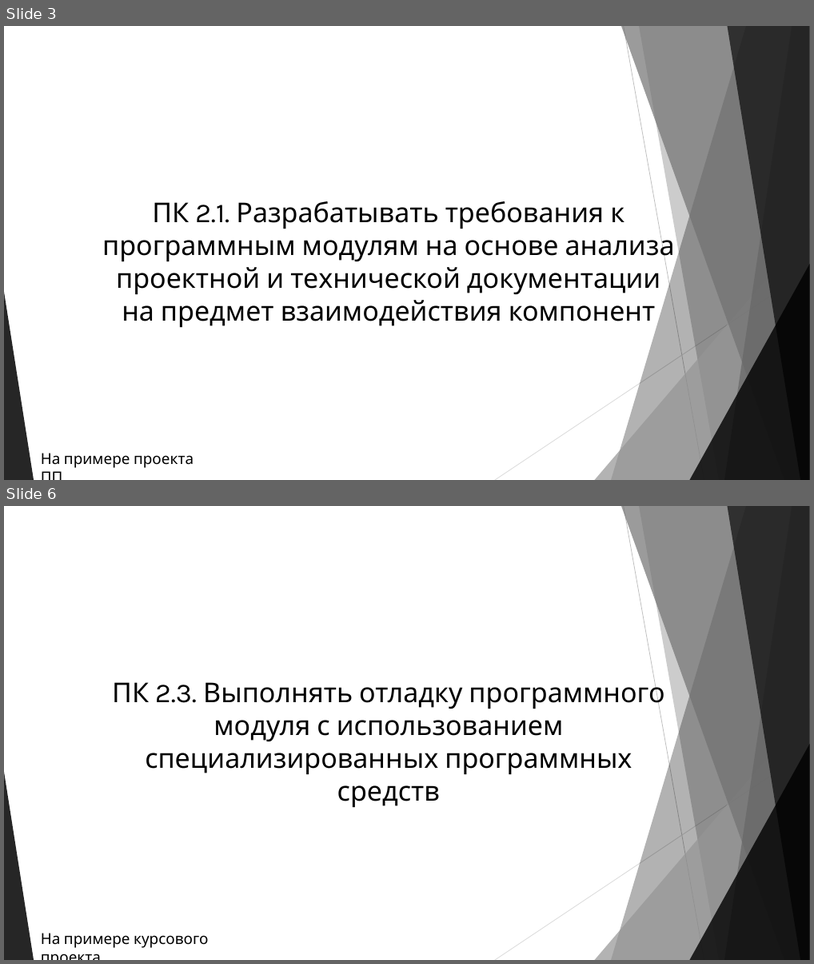
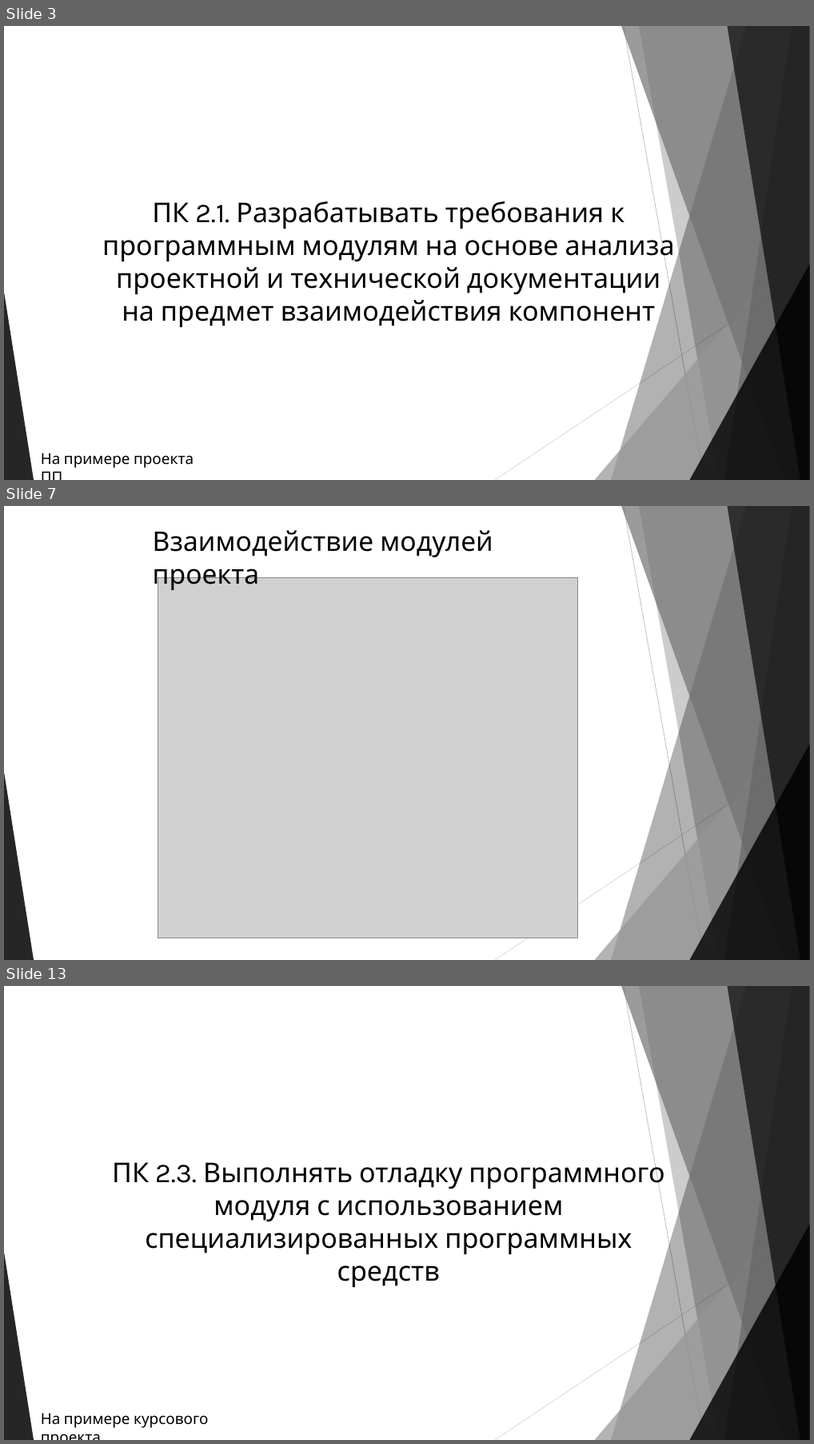
Before and after one commit to AlexGopher802/Qual_PM02, a slide deck: Презентация.pptx. Shown one above the other, each under a label of ours: slides 3 and 6 before the commit, slides 3, 7 and 13 after it; the slides between them are not shown. The pictures are 814x964 and 814x1444 pixels, drawn with LibreOffice and Linux fonts; fonts in the diff are those of the drawing; grey boxes stand for pictures. Boxes give left, top, right and bottom in pixels: in the first picture for what was removed or moved away, otherwise in the second. Text is boxed around its words. In the diff, an @@ line names an element or a change of style, - is before the commit and + after.

```diff
--- a/Презентация.pptx
+++ b/Презентация.pptx
@@ slide 7 added at bbox=[4, 506, 810, 960], background #FFFFFF; not listed: 10 template elements that a slide beside it also shows @@
@@ text added at bbox=[153, 530, 494, 591], 32 pt, text #000000 @@
+Взаимодействие модулей проекта
@@ picture added at bbox=[158, 577, 578, 938] @@
@@ what was slide 6 is now slide 13 @@
```
Also in this commit, not shown: 3 slides changed, 12 other slides added, 1 slide removed, 1 other file.
